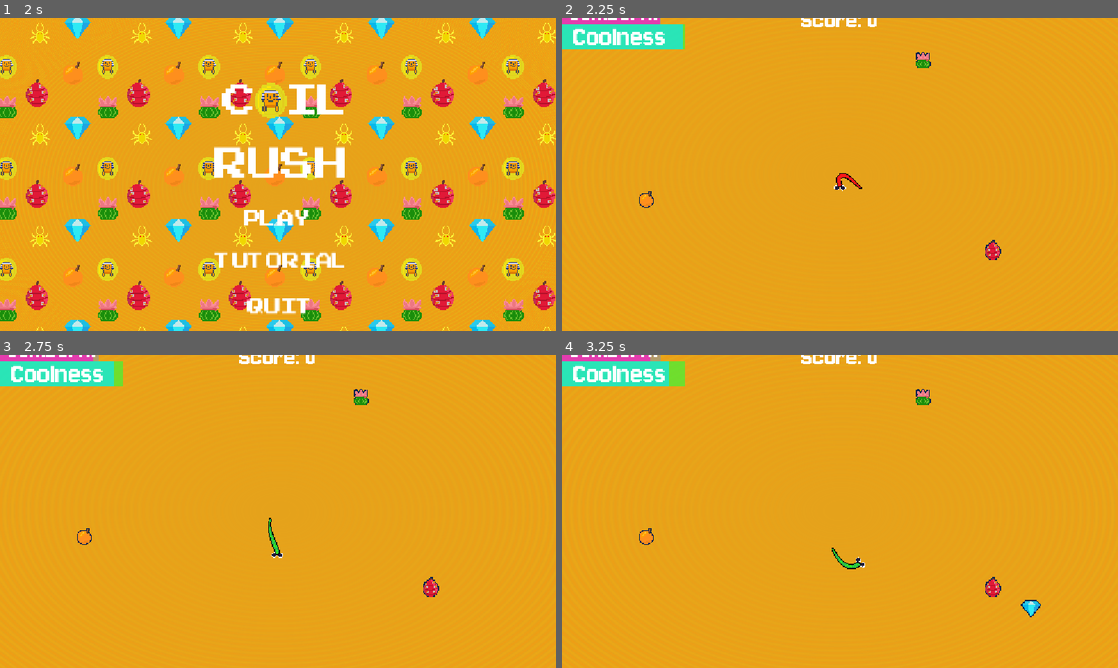
Above: before the commit, frames 1-4 (two rows, left to right).
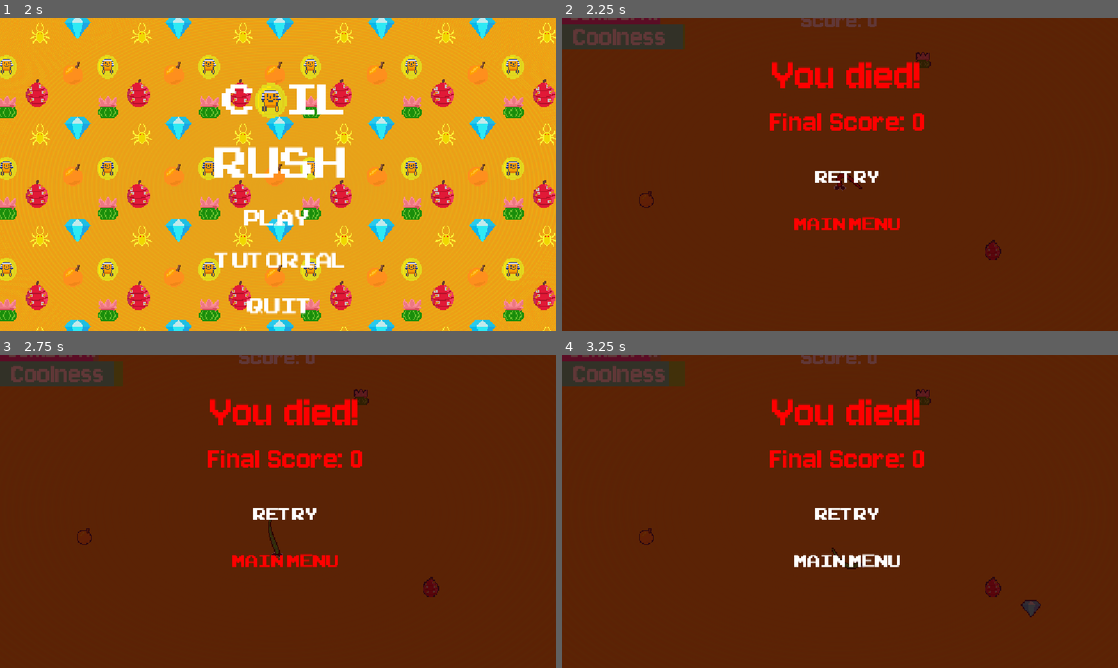
Above: after the commit, the same moments.

Repository: LeviathanGamez/Coil-Rush
Game: Godot game, scene res://scenes/main_menu.tscn
The game is run twice, just before and just after one commit, with the same random seed, the same clock (stepped at 60 frames per second) and the same inputs.
Inputs (mouse positions are in pixels of both pictures, inside the frame that each line leads up to):
- Up to frame 1 (2 s): click "Tutorial" at 0.5 s; click "X" at 1.25 s
- Up to frame 2 (2.25 s): click "Play" at 2 s
- Up to frame 3 (2.75 s): no input
- Up to frame 4 (3.25 s): click (845, 514) at 2.75 s, where only the run after the commit has a clickable "Retry"

Frame 1 is identical in both runs. In frame 2, 100% of the frame differs, in the area x 0-100%, y 0-100%; in frame 3, 100%; in frame 4, 100%.

Commit message:
Update main.tscn

Diff:
--- a/procedural-life/scenes/main.tscn
+++ b/procedural-life/scenes/main.tscn
@@ -307,7 +307,6 @@
 
 [node name="Death_menu" type="Control" parent="." unique_id=1753686635]
 process_mode = 3
-visible = false
 layout_mode = 3
 anchors_preset = 0
 offset_top = -1.0
@@ -401,7 +400,7 @@
 theme_override_colors/font_color = Color(1, 0, 0, 1)
 theme_override_colors/font_outline_color = Color(1, 0.9277344, 0.9277344, 1)
 theme_override_constants/outline_size = 0
-theme_override_fonts/font = ExtResource("6_tefeu")
+theme_override_fonts/font = ExtResource("9_jbj1t")
 theme_override_font_sizes/font_size = 100
 theme_override_styles/normal = SubResource("StyleBoxEmpty_eb6dy")
 text = "Final Score: 0"
